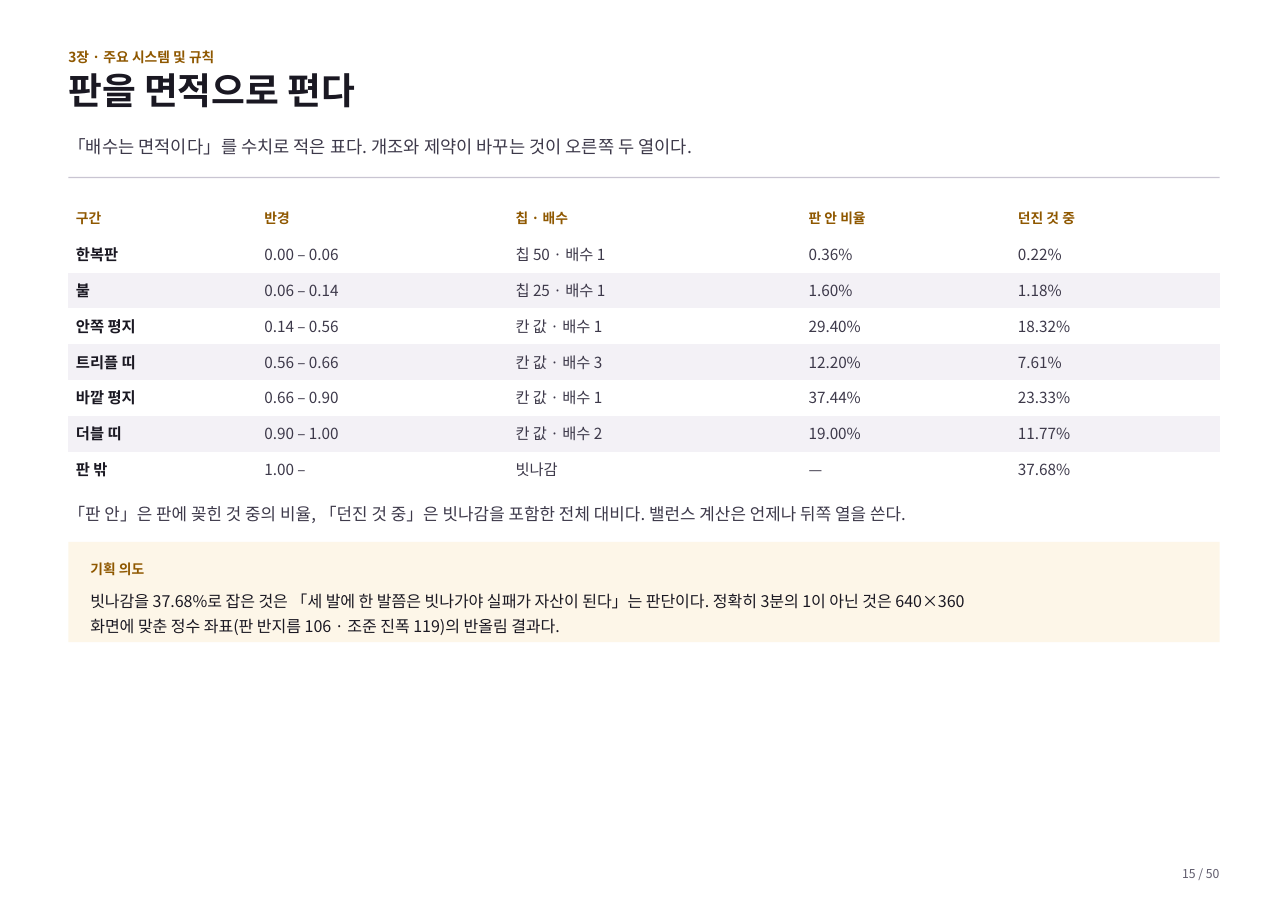
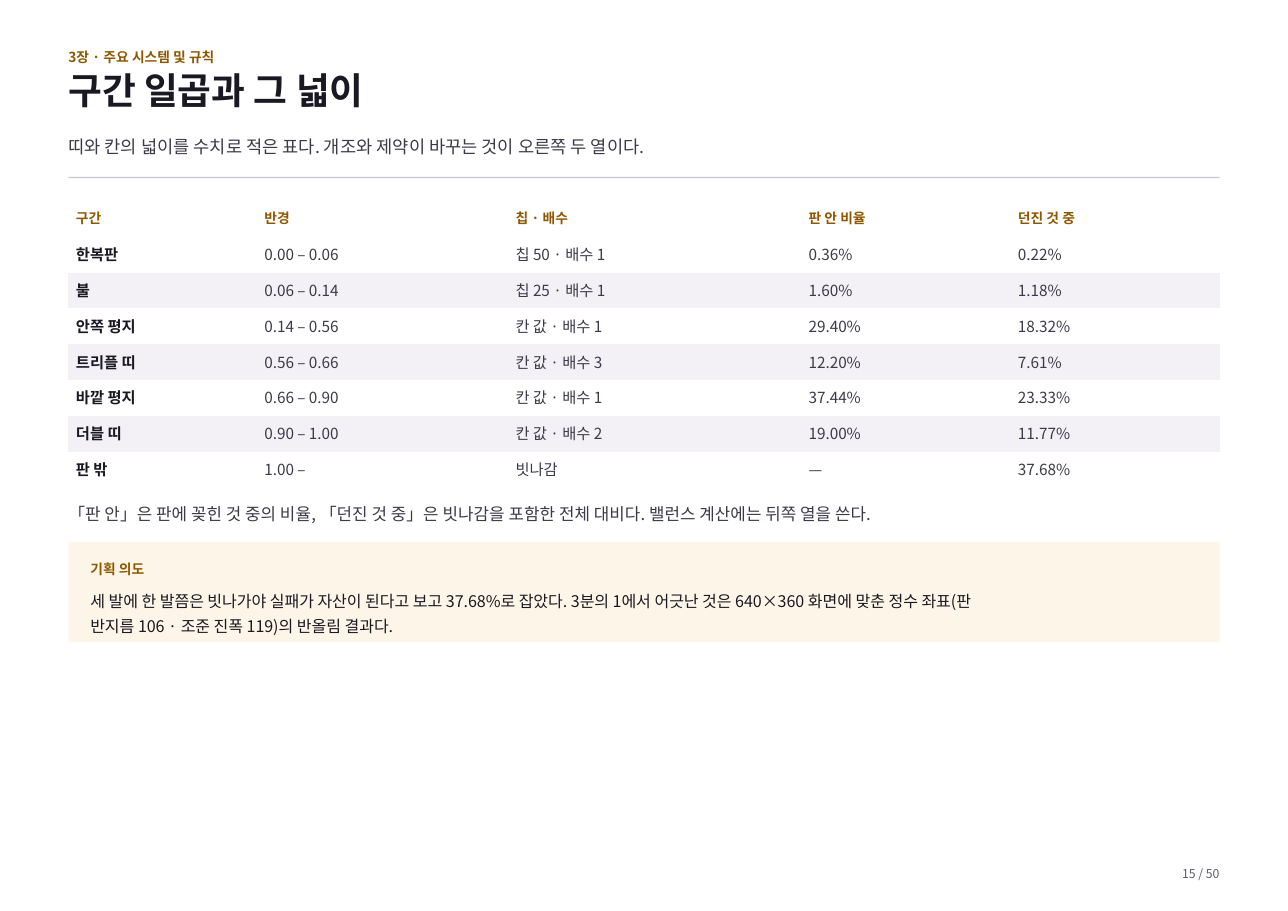
Before and after one commit to GGbong69/test-03, a slide deck: slide 15 of docs/기획서.pptx. Drawn at 1288x911 pixels with LibreOffice and Linux fonts; fonts in the diff are those of the drawing. Boxes give left, top, right and bottom in pixels: in the first picture for what was removed or moved away, otherwise in the second. Text is boxed around its words. In the diff, an @@ line names an element or a change of style, - is before the commit and + after.

```diff
--- a/docs/기획서.pptx
+++ b/docs/기획서.pptx
@@ text at (x1=68, y1=73, x2=364, y2=108): text changed @@
-판을 면적으로 편다
+구간 일곱과 그 넓이
@@ text at (x1=68, y1=138, x2=645, y2=155): text changed @@
-「배수는 면적이다」를 수치로 적은 표다. 개조와 제약이 바꾸는 것이 오른쪽 두 열이다.
+띠와 칸의 넓이를 수치로 적은 표다. 개조와 제약이 바꾸는 것이 오른쪽 두 열이다.
@@ text at (x1=68, y1=505, x2=871, y2=523): text changed @@
-「판 안」은 판에 꽂힌 것 중의 비율, 「던진 것 중」은 빗나감을 포함한 전체 대비다. 밸런스 계산은 언제나 뒤쪽 열을 쓴다.
+「판 안」은 판에 꽂힌 것 중의 비율, 「던진 것 중」은 빗나감을 포함한 전체 대비다. 밸런스 계산에는 뒤쪽 열을 쓴다.
@@ text in rectangle at (x1=90, y1=593, x2=972, y2=635): text changed @@
-빗나감을 37.68%로 잡은 것은 「세 발에 한 발쯤은 빗나가야 실패가 자산이 된다」는 판단이다. 정확히 3분의 1이 아닌 것은 640×360
-화면에 맞춘 정수 좌표(판 반지름 106 · 조준 진폭 119)의 반올림 결과다.
+세 발에 한 발쯤은 빗나가야 실패가 자산이 된다고 보고 37.68%로 잡았다. 3분의 1에서 어긋난 것은 640×360 화면에 맞춘 정수 좌표(판
+반지름 106 · 조준 진폭 119)의 반올림 결과다.
```
Also in this commit, not shown: 43 other slides changed, 2 other files.
